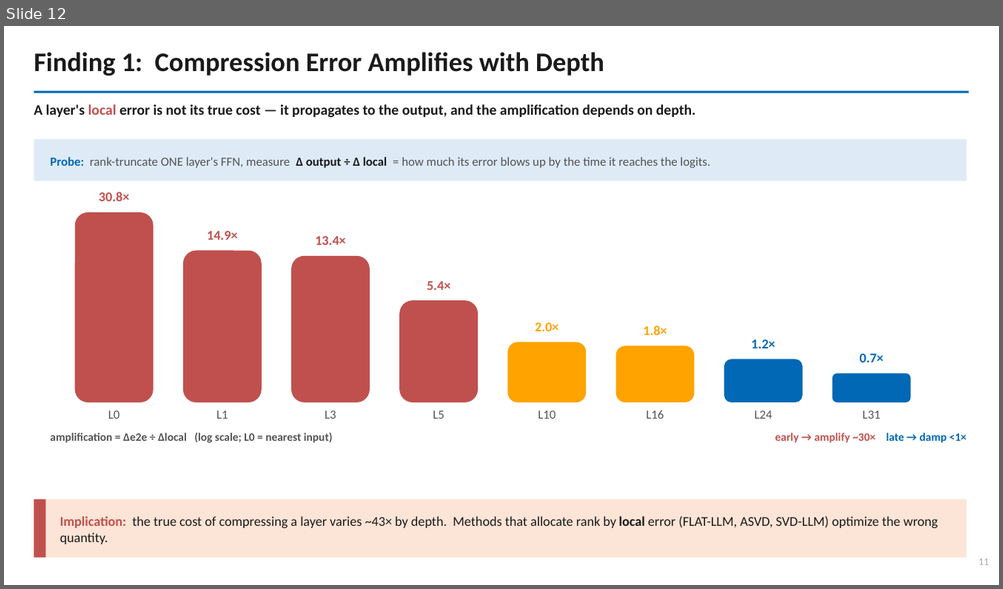
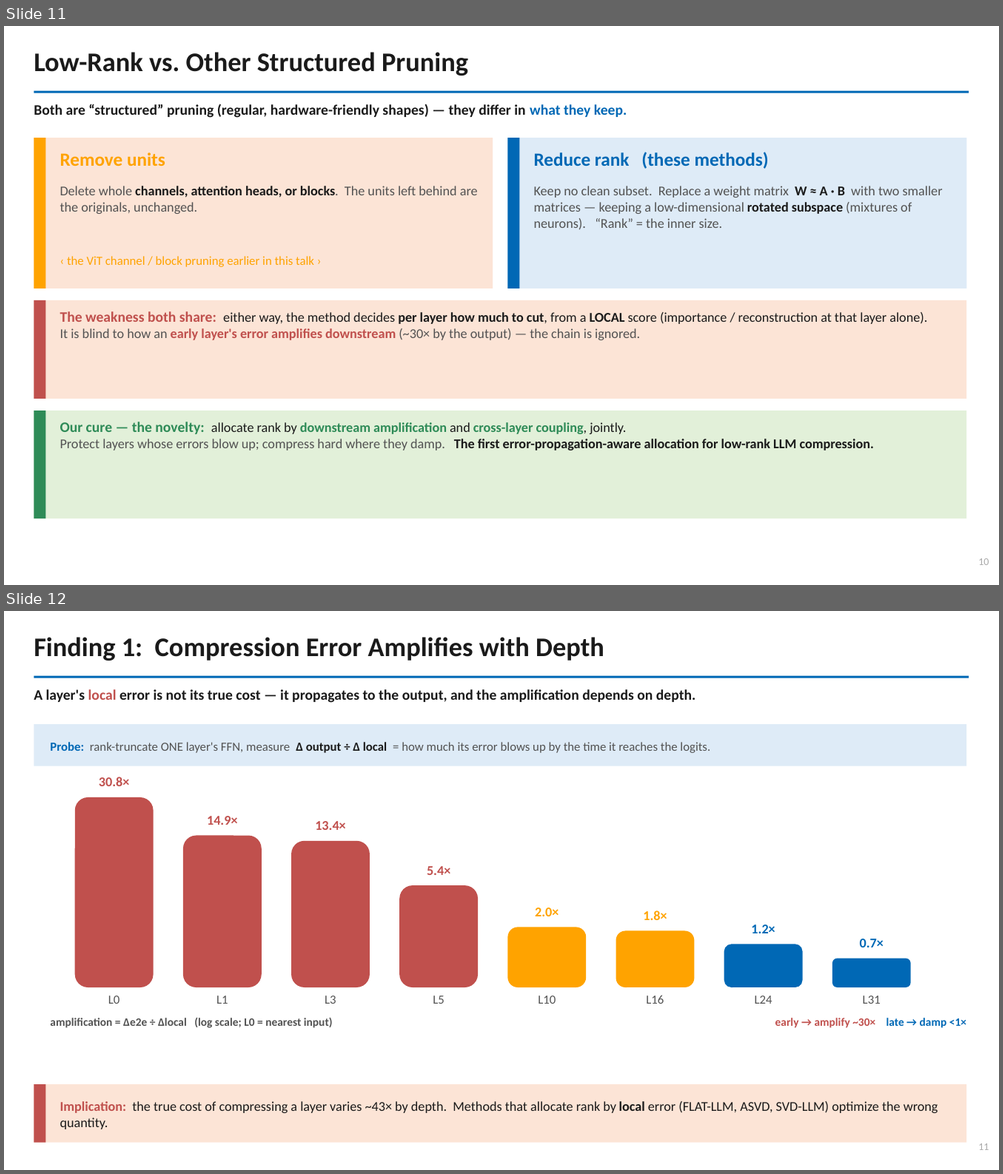
Before and after one commit to shahrzadesmat/HyperGraph, a slide deck: hypergraph_slides.pptx. Shown one above the other, each under a label of ours: slide 12 before the commit, slides 11 and 12 after it. The pictures are 1003x589 and 1003x1174 pixels, drawn with LibreOffice and Linux fonts; fonts in the diff are those of the drawing. Boxes give left, top, right and bottom in pixels: in the first picture for what was removed or moved away, otherwise in the second. Text is boxed around its words. In the diff, an @@ line names an element or a change of style, - is before the commit and + after.

```diff
--- a/hypergraph_slides.pptx
+++ b/hypergraph_slides.pptx
@@ slide 11 added at (4, 26, 999, 585), background #FFFFFF @@
@@ text added at (34, 52, 468, 76), 26 pt, text #1A1A1A, bold @@
+Low-Rank vs. Other Structured Pruning
@@ rectangle added at (34, 91, 969, 93), fill #0068B5 @@
@@ text added at (34, 104, 626, 118), 14 pt, text #1A1A1A, bold @@
+Both are “structured” pruning (regular, hardware-friendly shapes) — they differ in what they keep.
@@ rectangle added at (34, 138, 492, 289), fill #FCE4D6 @@
@@ rectangle added at (34, 138, 45, 289), fill #FFA300 @@
@@ text added at (60, 153, 165, 166), 18 pt, text #FFA300, bold @@
+Remove units
@@ rectangle added at (508, 138, 967, 289), fill #DEEBF7 @@
@@ rectangle added at (508, 138, 520, 289), fill #0068B5 @@
@@ text added at (534, 152, 768, 169), 18 pt, text #0068B5, bold @@
+Reduce rank (these methods)
@@ text added at (60, 186, 478, 214), 13 pt, text #525252 @@
+Delete whole channels, attention heads, or blocks. The units left behind are the originals, unchanged.
@@ text added at (534, 186, 942, 230), 13 pt, text #525252 @@
+Keep no clean subset. Replace a weight matrix W ≈ A · B with two smaller matrices — keeping a low-dimensional rotated subspace (mixtures of neurons). “Rank” = the inner size.
@@ text added at (67, 256, 314, 267), 12 pt, text #FFA300 @@
+‹ the ViT channel / block pruning earlier in this talk ›
@@ rectangle added at (34, 301, 967, 399), fill #FCE4D6 @@
@@ rectangle added at (34, 301, 45, 399), fill #C0504D @@
@@ text added at (60, 312, 927, 340), 13 pt, text #1A1A1A @@
+The weakness both share: either way, the method decides per layer how much to cut, from a LOCAL score (importance / reconstruction at that layer alone).
+It is blind to how an early layer's error amplifies downstream (~30× by the output) — the chain is ignored.
@@ rectangle added at (34, 411, 967, 519), fill #E2F0D9 @@
@@ rectangle added at (34, 411, 45, 519), fill #2E8B57 @@
@@ text added at (60, 422, 874, 451), 13 pt, text #1A1A1A, bold @@
+Our cure — the novelty: allocate rank by downstream amplification and cross-layer coupling, jointly.
+Protect layers whose errors blow up; compress hard where they damp. The first error-propagation-aware allocation for low-rank LLM compression.
@@ text added at (978, 559, 988, 565), 10 pt, text #AAAAAA @@
+10
```
Also in this commit, not shown: 2 slides changed, 1 slide removed, 1 other file.
